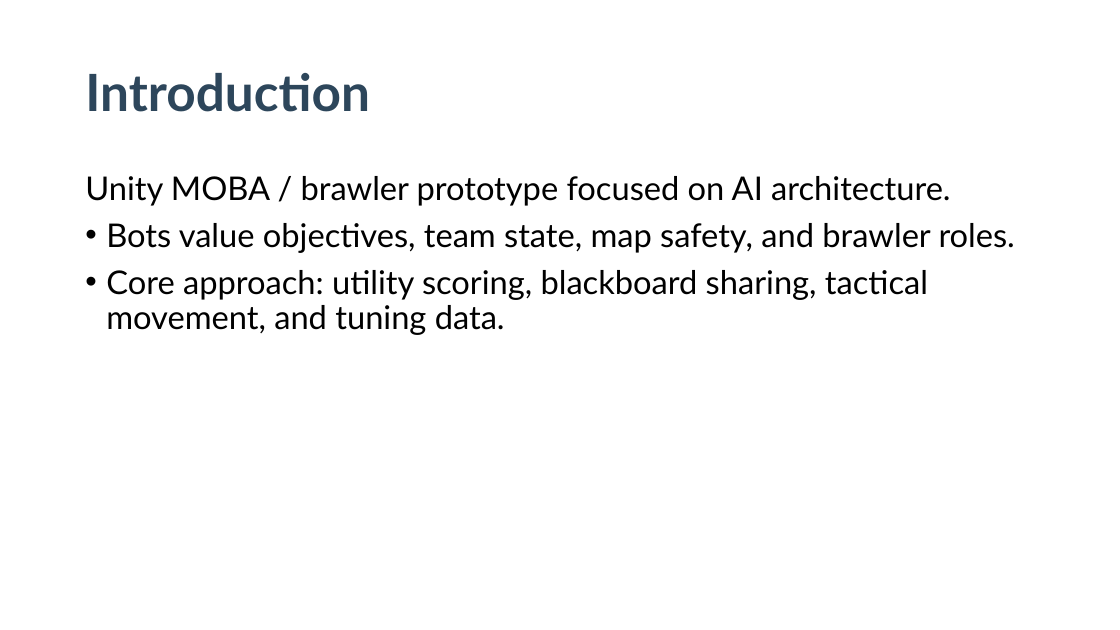
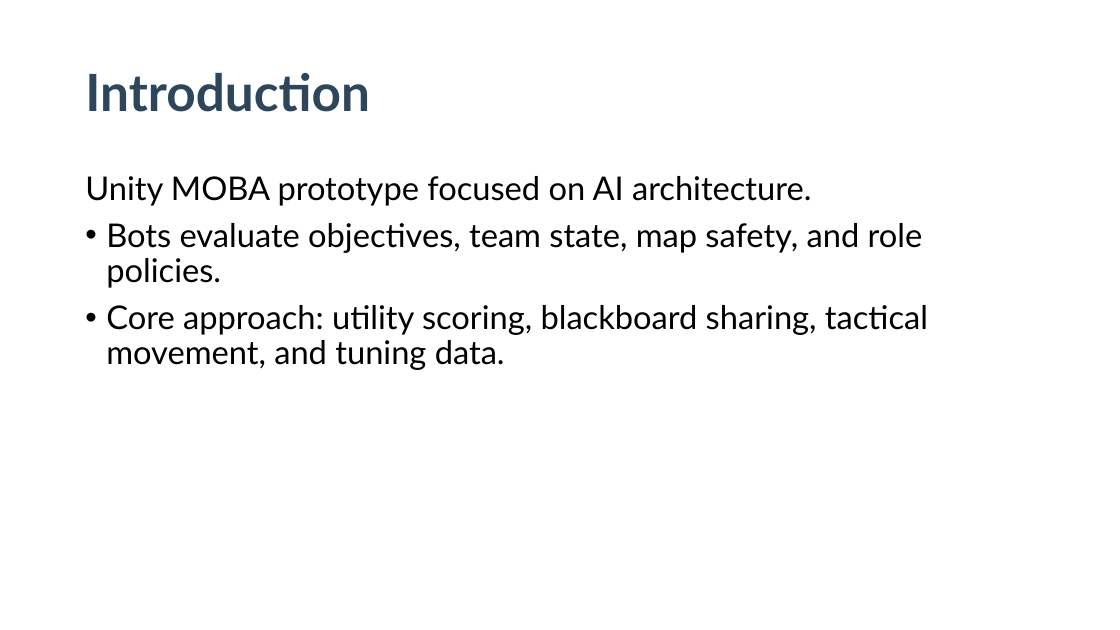
Before and after one commit to godofcoders/Csharp-HighPerf-MOBA-Core, a slide deck: slide 3 of Reports/AdvancedGameAI_FinalPresentation_AA.SC.U3BCA2307092.pptx. Drawn at 1120x630 pixels with LibreOffice and Linux fonts; fonts in the diff are those of the drawing. Boxes give left, top, right and bottom in pixels: in the first picture for what was removed or moved away, otherwise in the second. Text is boxed around its words. In the diff, an @@ line names an element or a change of style, - is before the commit and + after.

```diff
--- a/Reports/AdvancedGameAI_FinalPresentation_AA.SC.U3BCA2307092.pptx
+++ b/Reports/AdvancedGameAI_FinalPresentation_AA.SC.U3BCA2307092.pptx
@@ text at bbox=[85, 176, 923, 288]: text changed @@
-Unity MOBA / brawler prototype focused on AI architecture.
-• Bots value objectives, team state, map safety, and brawler roles.
+Unity MOBA prototype focused on AI architecture.
+• Bots evaluate objectives, team state, map safety, and role policies.
```
Also in this commit, not shown: 4 other slides changed, 5 slides added, 5 slides removed, 2 other files.
